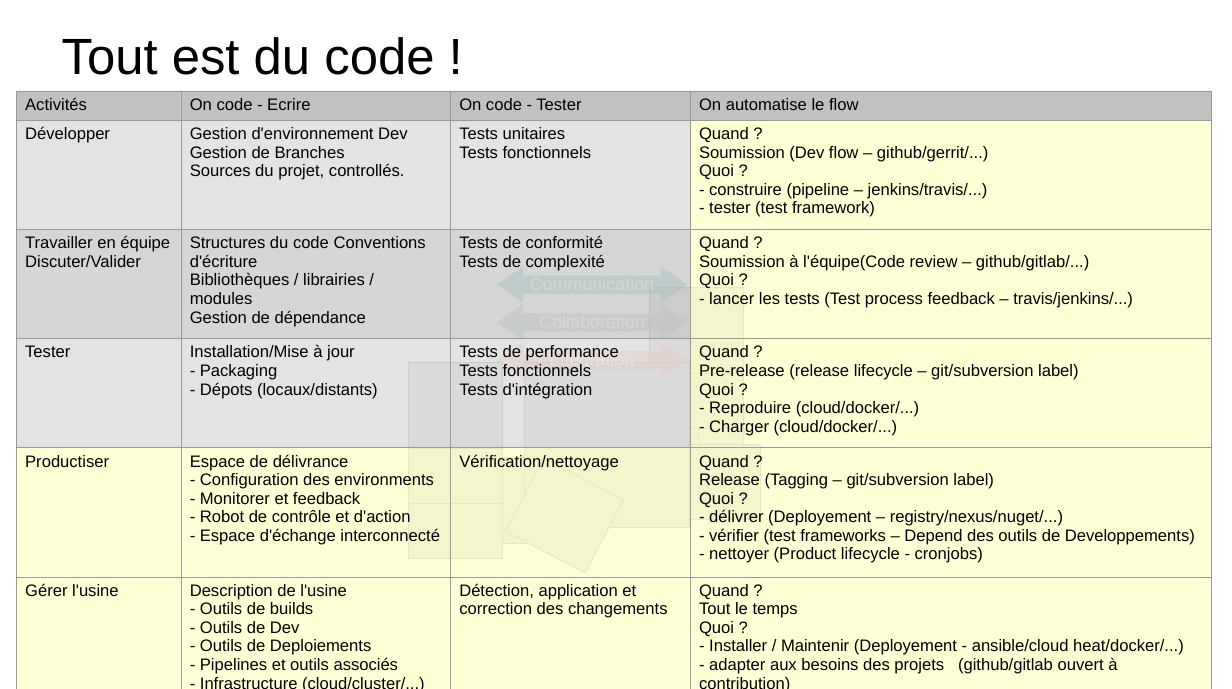
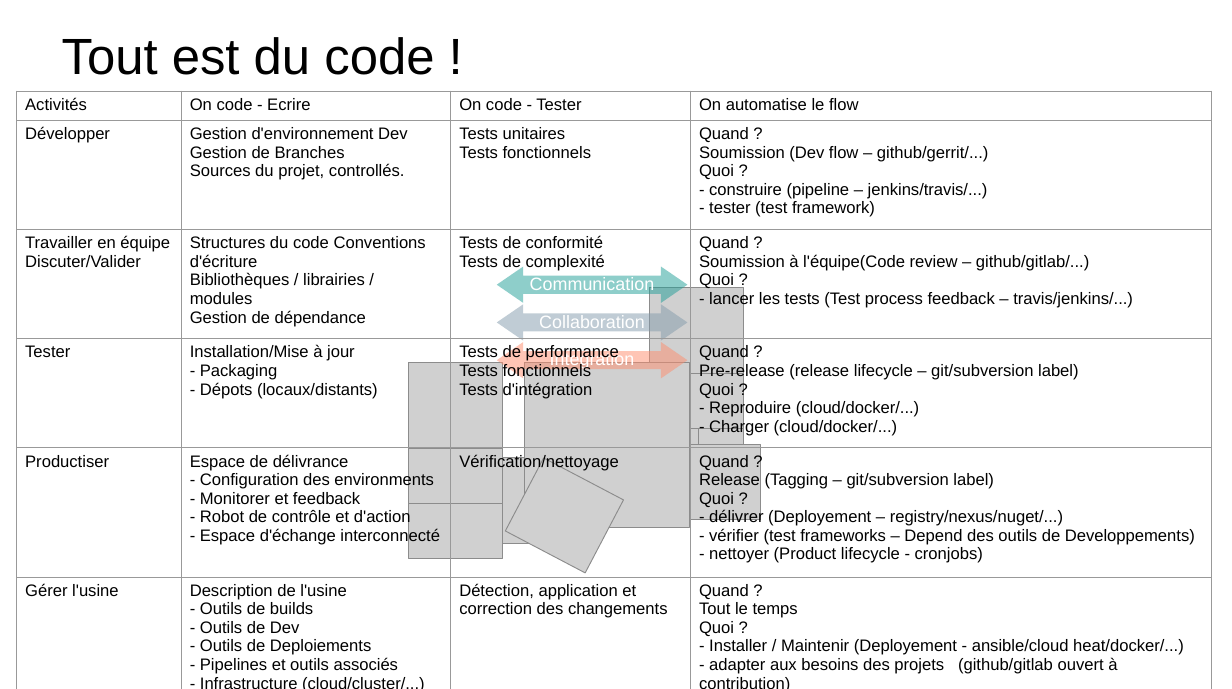
Before and after one commit to uggla/cloud_native_app, a slide deck: slide 16 of doc/DevOps-cours.odp (slide 15 before the commit). Drawn at 1232x689 pixels with LibreOffice and Linux fonts; fonts in the diff are those of the drawing; grey boxes stand for pictures. Boxes give left, top, right and bottom in pixels: in the first picture for what was removed or moved away, otherwise in the second. Text is boxed around its words. In the diff, an @@ line names an element or a change of style, - is before the commit and + after.

```diff
--- a/doc/DevOps-cours.odp
+++ b/doc/DevOps-cours.odp
@@ table at (17, 91, 1212, 678) @@
@@ fill #B2B2B2 at 80% opacity to none in row 1 @@
@@ fill #DDDDDD at 80% opacity to none in 6 cells @@
@@ fill #FFFFCC at 80% opacity to none in 11 cells @@
@@ fill #CCCCCC at 80% opacity to none in 3 cells @@
@@ text in left right arrow at (530, 277, 654, 294): text added @@
+Communication
@@ text in left right arrow at (539, 315, 645, 332): text added @@
+Collaboration
```
Also in this commit, not shown: 1 slide added.
